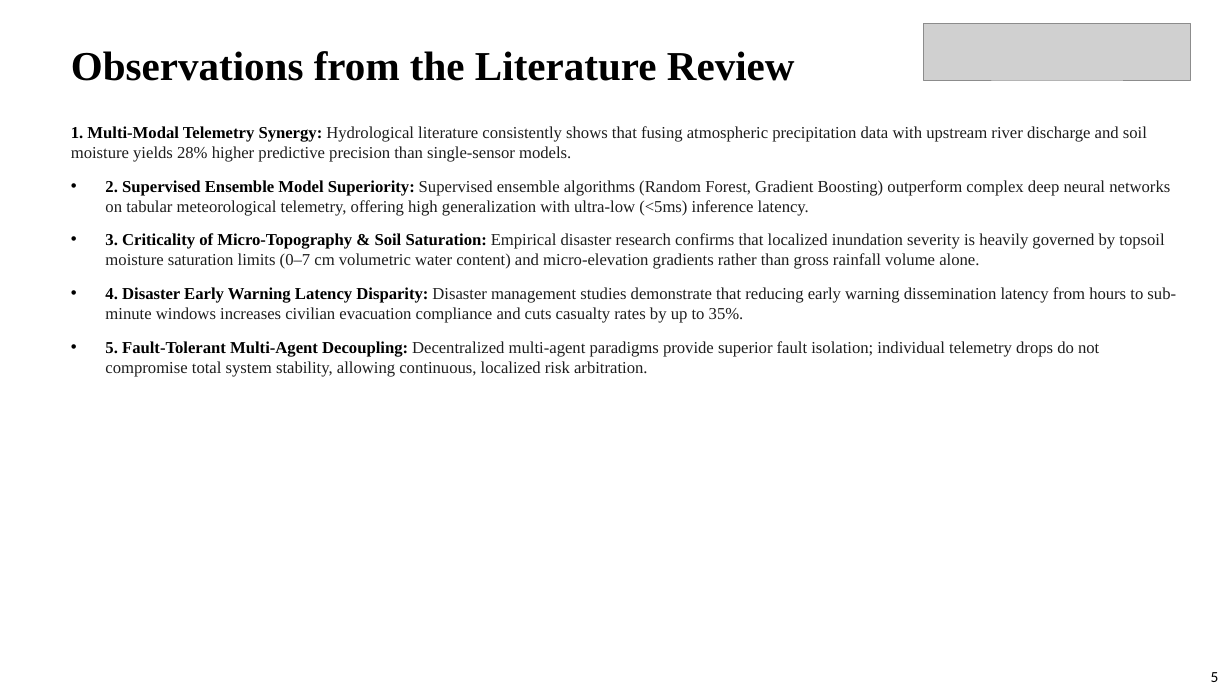
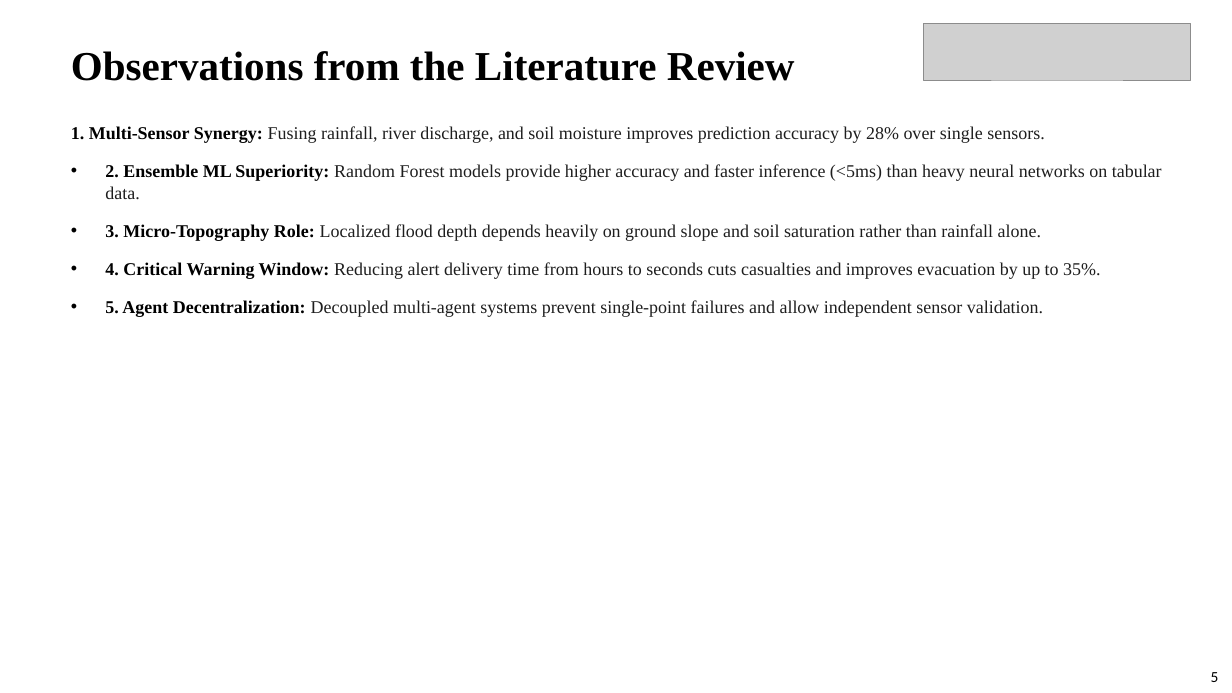
Before and after one commit to Prajwalbaligidad/floodGuard, a slide deck: slide 5 of Design_Project_Presentation_MultiAgent_AI.pptx. Drawn at 1232x693 pixels with LibreOffice and Linux fonts; fonts in the diff are those of the drawing; grey boxes stand for pictures. Boxes give left, top, right and bottom in pixels: in the first picture for what was removed or moved away, otherwise in the second. Text is boxed around its words. In the diff, an @@ line names an element or a change of style, - is before the commit and + after.

```diff
--- a/Design_Project_Presentation_MultiAgent_AI.pptx
+++ b/Design_Project_Presentation_MultiAgent_AI.pptx
@@ text at bbox=[71, 126, 1162, 317]: text changed; size 13 to 14 pt @@
-1. Multi-Modal Telemetry Synergy: Hydrological literature consistently shows that fusing atmospheric precipitation data with upstream river discharge and soil moisture yields 28% higher predictive precision than single-sensor models.
-• 2. Supervised Ensemble Model Superiority: Supervised ensemble algorithms (Random Forest, Gradient Boosting) outperform complex deep neural networks on tabular meteorological telemetry, offering high generalization with ultra-low (<5ms) inference latency.
-• 3. Criticality of Micro-Topography & Soil Saturation: Empirical disaster research confirms that localized inundation severity is heavily governed by topsoil moisture saturation limits (0–7 cm volumetric water content) and micro-elevation gradients rather than gross rainfall volume alone.
-• 4. Disaster Early Warning Latency Disparity: Disaster management studies demonstrate that reducing early warning dissemination latency from hours to sub-minute windows increases civilian evacuation compliance and cuts casualty rates by up to 35%.
-• 5. Fault-Tolerant Multi-Agent Decoupling: Decentralized multi-agent paradigms provide superior fault isolation; individual telemetry drops do not compromise total system stability, allowing continuous, localized risk arbitration.
+1. Multi-Sensor Synergy: Fusing rainfall, river discharge, and soil moisture improves prediction accuracy by 28% over single sensors.
+• 2. Ensemble ML Superiority: Random Forest models provide higher accuracy and faster inference (<5ms) than heavy neural networks on tabular data.
+• 3. Micro-Topography Role: Localized flood depth depends heavily on ground slope and soil saturation rather than rainfall alone.
+• 4. Critical Warning Window: Reducing alert delivery time from hours to seconds cuts casualties and improves evacuation by up to 35%.
+• 5. Agent Decentralization: Decoupled multi-agent systems prevent single-point failures and allow independent sensor validation.
```
Also in this commit, not shown: 19 other slides changed, 5 other files.
